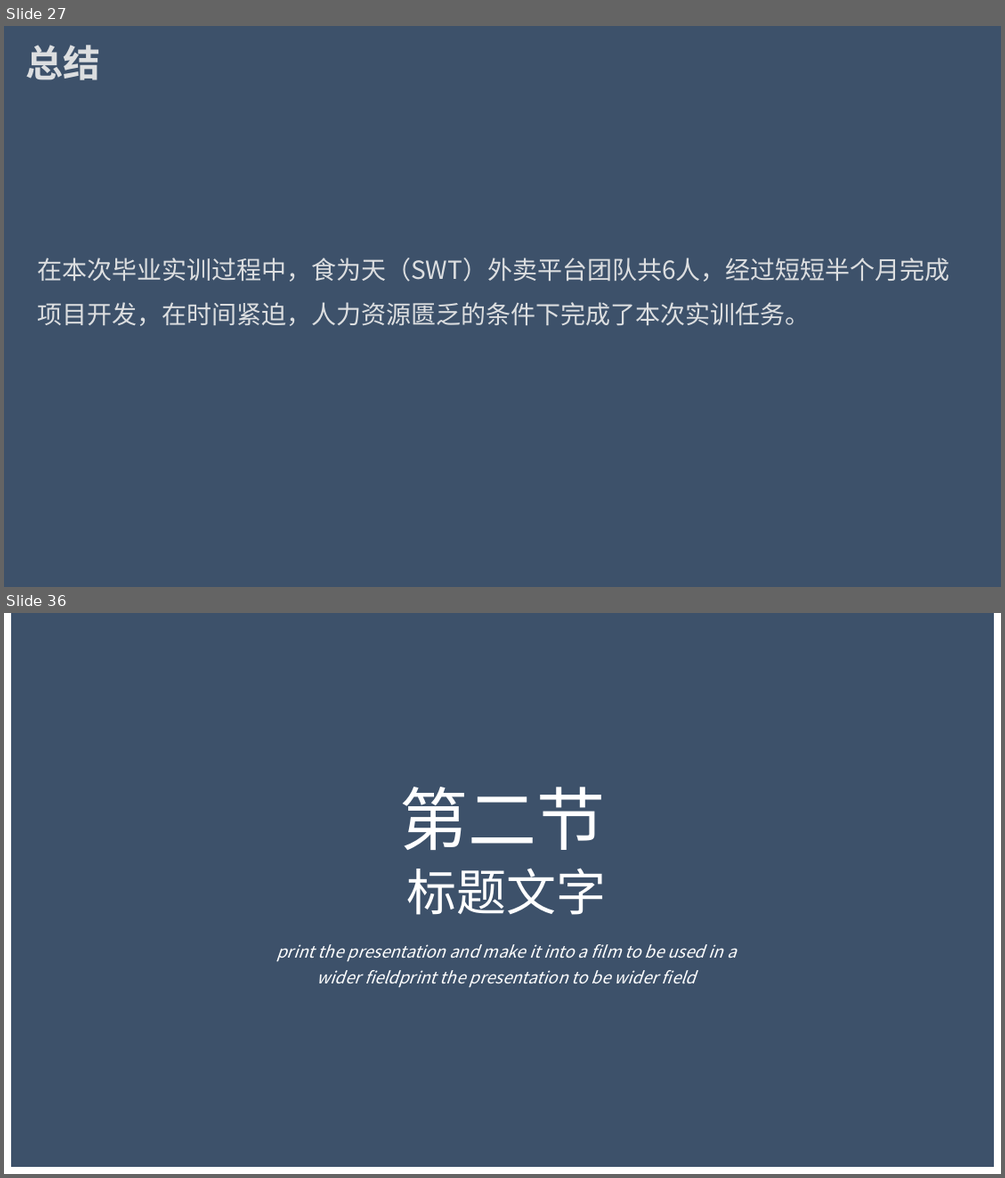
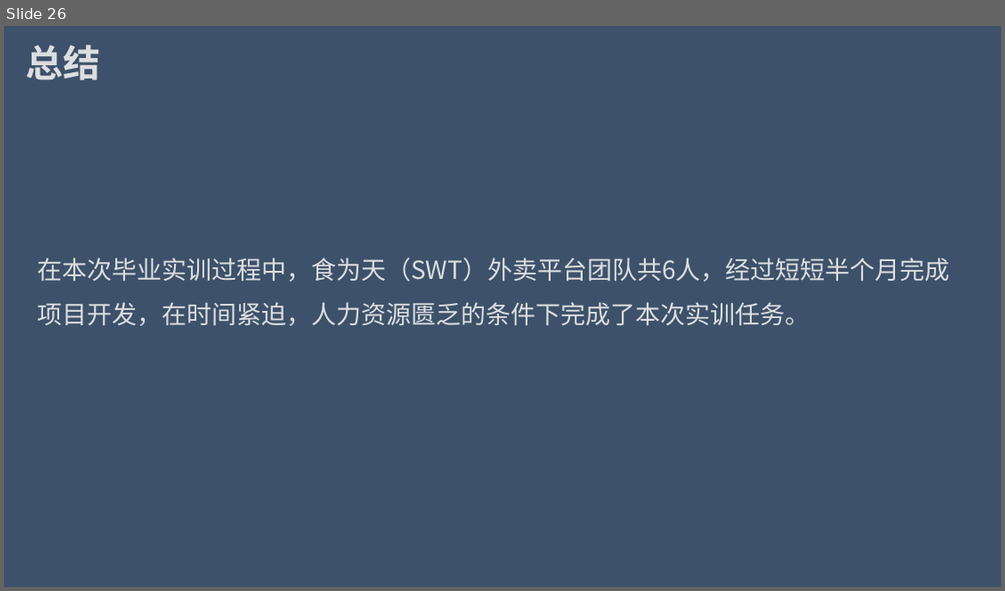
Before and after one commit to Wangzt670/swt, a slide deck: 项目待交付工件/D结项阶段/2.项目答辩.pptx. Shown one above the other, each under a label of ours: slides 27 and 36 before the commit, slide 26 after it; the slides between them are not shown. The pictures are 1005x1178 and 1005x591 pixels, drawn with LibreOffice and Linux fonts; fonts in the diff are those of the drawing; background and template pictures are left out; a plain dark background stands for a picture behind light text. Boxes give left, top, right and bottom in pixels: in the first picture for what was removed or moved away, otherwise in the second. Text is boxed around its words. In the diff, an @@ line names an element or a change of style, - is before the commit and + after.

```diff
--- a/项目待交付工件/D结项阶段/2.项目答辩.pptx
+++ b/项目待交付工件/D结项阶段/2.项目答辩.pptx
@@ slide 36 removed at <box>4,613,1001,1174</box>, background picture (left out); not listed: 1 template element that a slide beside it also shows @@
@@ rectangle removed at <box>4,613,1001,1174</box> @@
@@ text removed at <box>399,787,605,850</box> @@
-第二节
@@ text removed at <box>407,868,607,915</box> @@
-标题文字
@@ text removed at <box>276,944,736,988</box> @@
-print the presentation and make it into a film to be used in a wider fieldprint the presentation to be wider field
@@ what was slide 27 is now slide 26 @@
```
Also in this commit, not shown: 2 slides changed, 2 slides added, 27 other slides removed.
